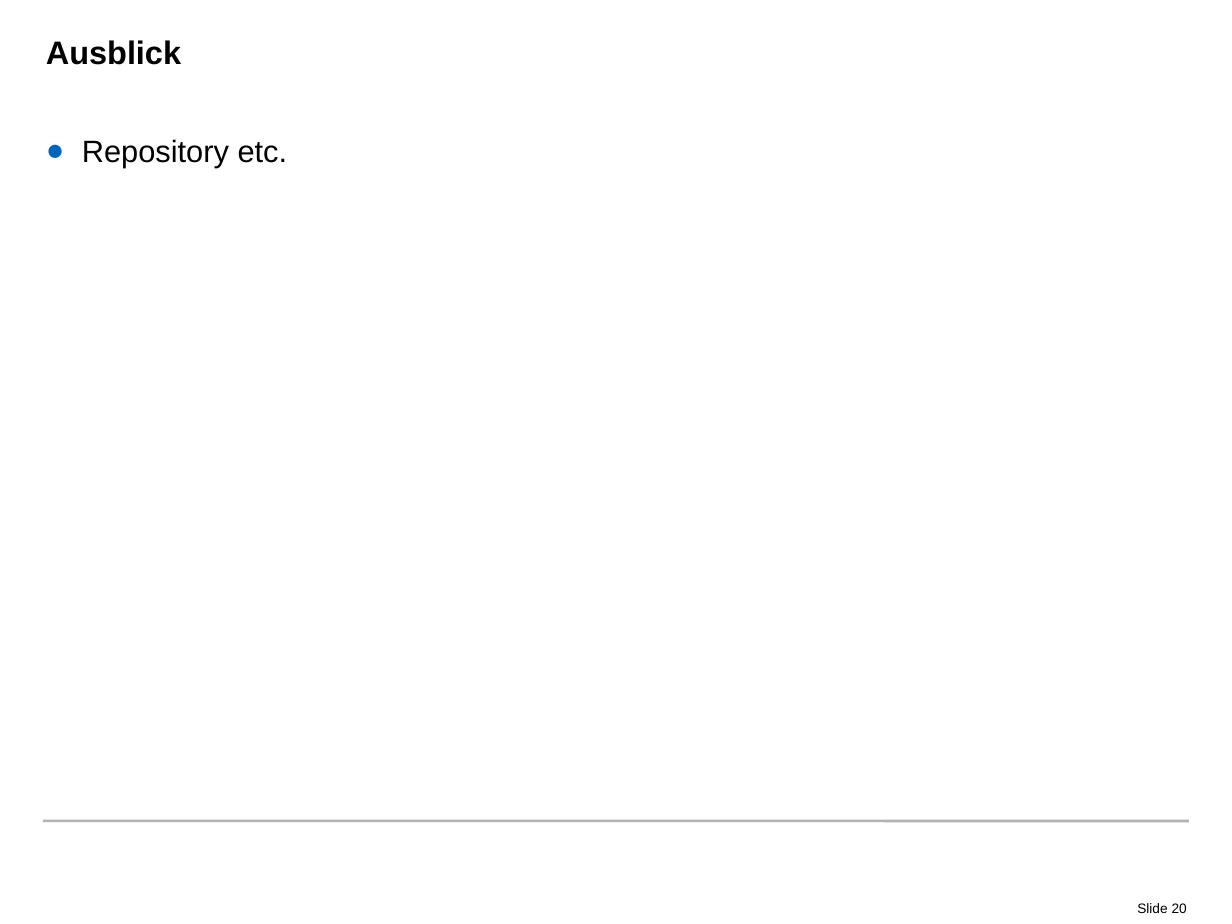
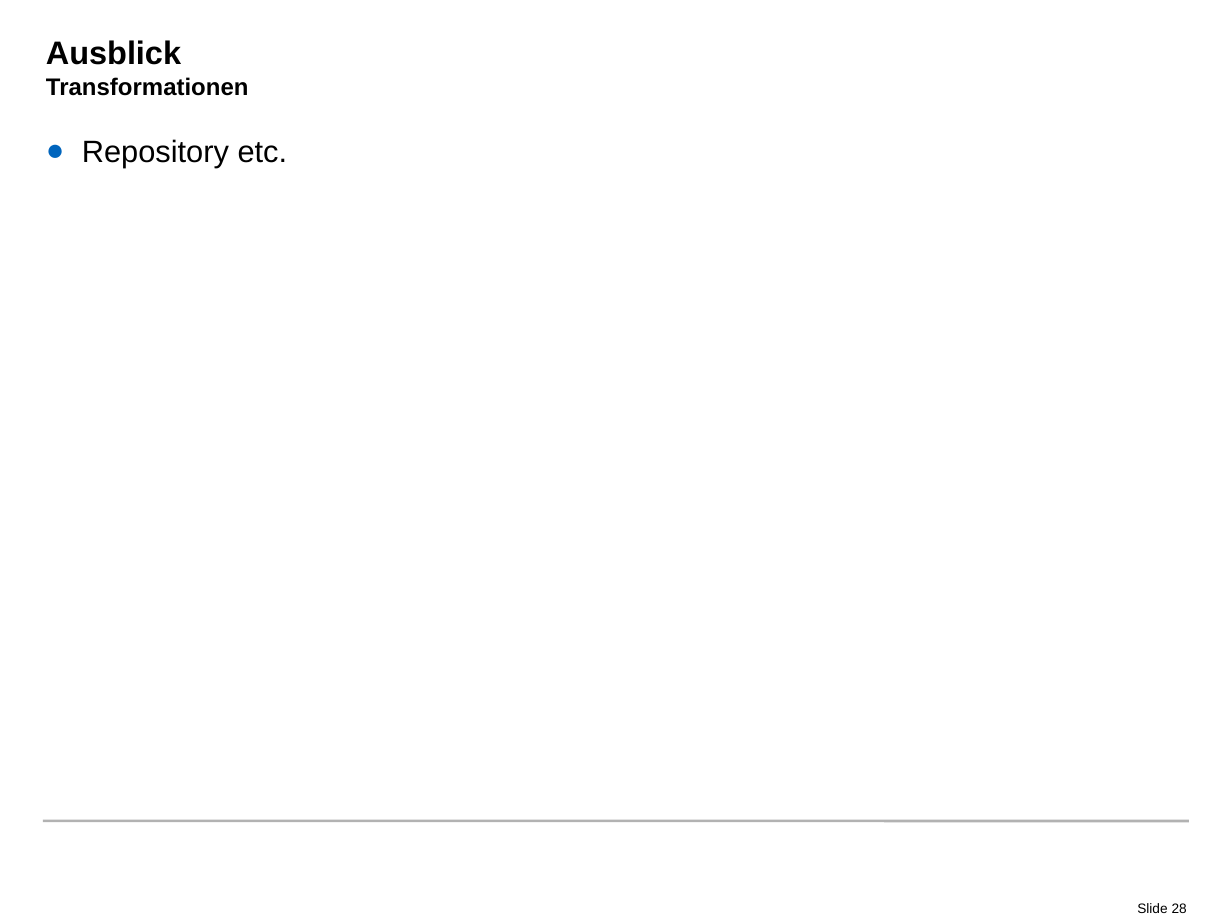
Before and after one commit to radke-tum/idp, a slide deck: slide 28 of pssif/doc/PSSIF.pptx (slide 20 before the commit). Drawn at 1232x924 pixels with LibreOffice and Linux fonts; fonts in the diff are those of the drawing; background and template pictures are left out. Boxes give left, top, right and bottom in pixels: in the first picture for what was removed or moved away, otherwise in the second. Text is boxed around its words. In the diff, an @@ line names an element or a change of style, - is before the commit and + after.

```diff
--- a/pssif/doc/PSSIF.pptx
+++ b/pssif/doc/PSSIF.pptx
@@ title at (x1=46, y1=40, x2=249, y2=96): text changed; size 19 to 14 pt @@
-Ausblick
+Ausblick
+Transformationen
@@ page number at (x1=1137, y1=903, x2=1187, y2=913): text changed @@
-Slide 20
+Slide 28
```
Also in this commit, not shown: 7 other slides changed, 13 slides added, 4 slides removed.
